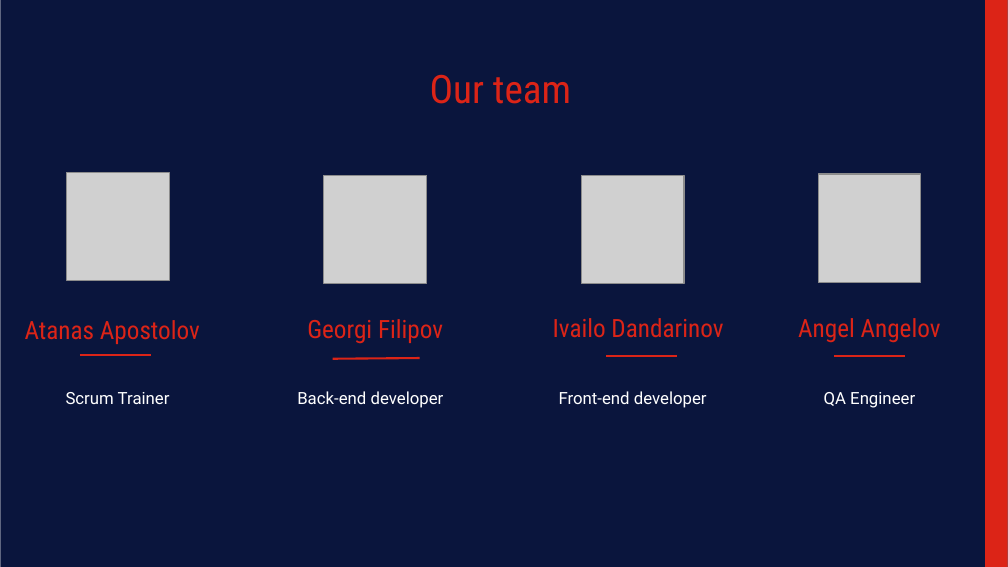
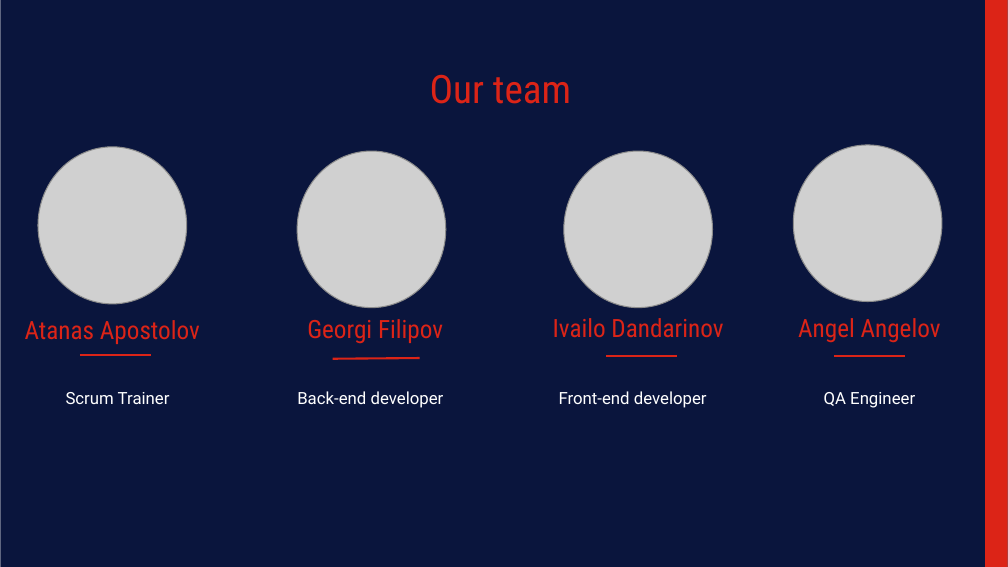
Before and after one commit to codingburgas/2223-9th-grade-sprint-math-games-bargain, a slide deck: slide 3 of Presentation.pptx. Drawn at 1008x567 pixels with LibreOffice and Linux fonts; fonts in the diff are those of the drawing; grey boxes stand for pictures. Boxes give left, top, right and bottom in pixels: in the first picture for what was removed or moved away, otherwise in the second. Text is boxed around its words. In the diff, an @@ line names an element or a change of style, - is before the commit and + after.

```diff
--- a/Presentation.pptx
+++ b/Presentation.pptx
@@ picture resized from (x1=67, y1=172, x2=169, y2=280) to (x1=38, y1=147, x2=186, y2=304) @@
@@ picture resized from (x1=818, y1=174, x2=921, y2=282) to (x1=793, y1=145, x2=941, y2=301) @@
@@ picture resized from (x1=324, y1=175, x2=426, y2=283) to (x1=297, y1=151, x2=446, y2=307) @@
@@ picture resized from (x1=582, y1=175, x2=684, y2=283) to (x1=563, y1=151, x2=712, y2=307) @@
```
Also in this commit, not shown: 7 other slides changed.
